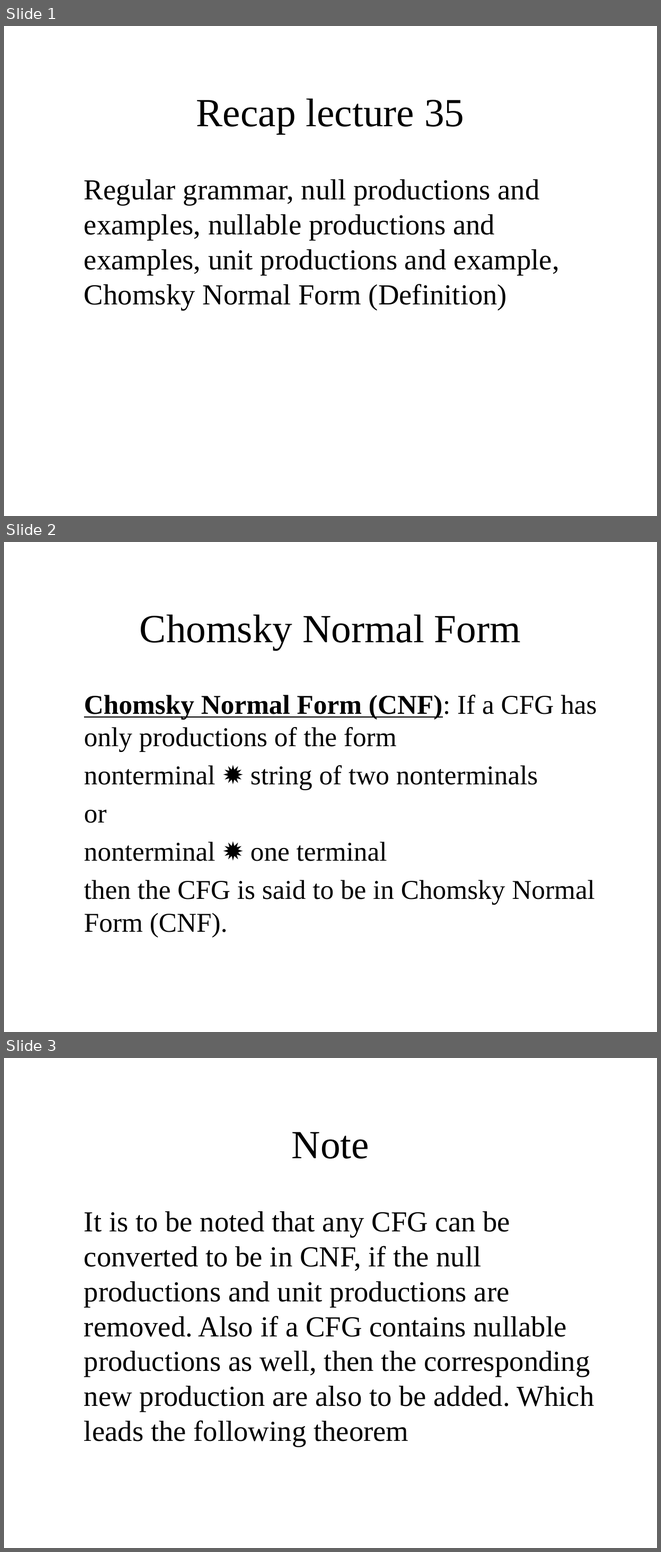
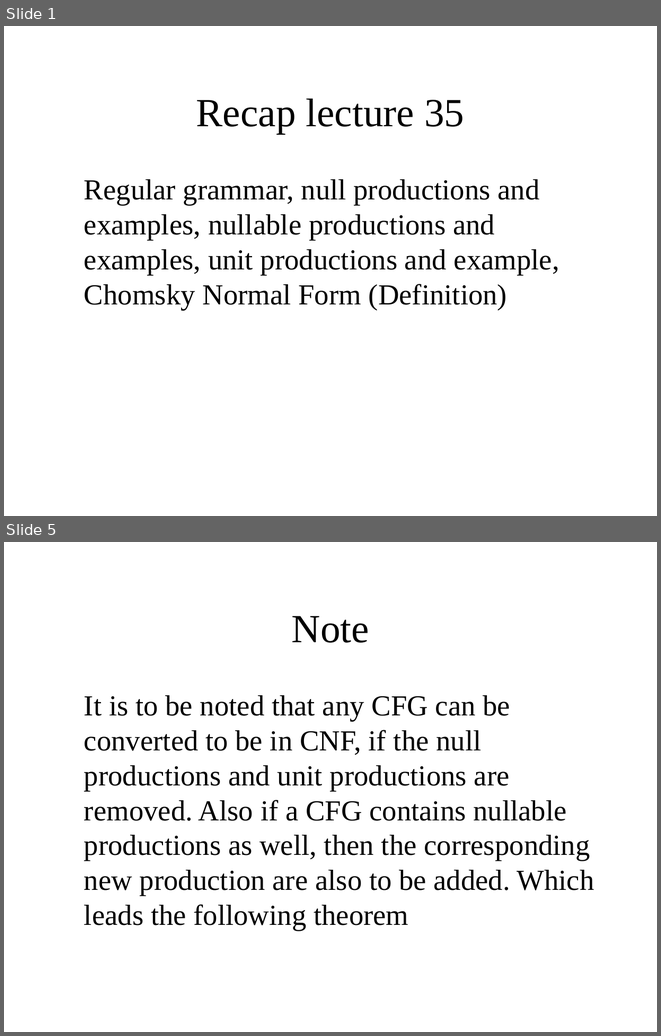
Before and after one commit to bamboat3/toa, a slide deck: Lesson 36.pptx. Shown one above the other, each under a label of ours: slides 1, 2 and 3 before the commit, slides 1 and 5 after it; the slides between them are not shown. The pictures are 661x1552 and 661x1036 pixels, drawn with LibreOffice and Linux fonts; fonts in the diff are those of the drawing. Boxes give left, top, right and bottom in pixels: in the first picture for what was removed or moved away, otherwise in the second. Text is boxed around its words. In the diff, an @@ line names an element or a change of style, - is before the commit and + after.

```diff
--- a/Lesson 36.pptx
+++ b/Lesson 36.pptx
@@ slide 2 removed at [4,542,657,1032], background #FFFFFF @@
@@ title removed at [140,614,521,650] @@
-Chomsky Normal Form
@@ text removed at [84,695,597,937] @@
-Chomsky Normal Form (CNF): If a CFG has only productions of the form
-nonterminal ✹ string of two nonterminals
-or
-nonterminal ✹ one terminal
-then the CFG is said to be in Chomsky Normal Form (CNF).
@@ what was slide 3 is now slide 5 @@
```
Also in this commit, not shown: 4 slides changed, 10 slides added, 12 other slides removed, 1 other file.
